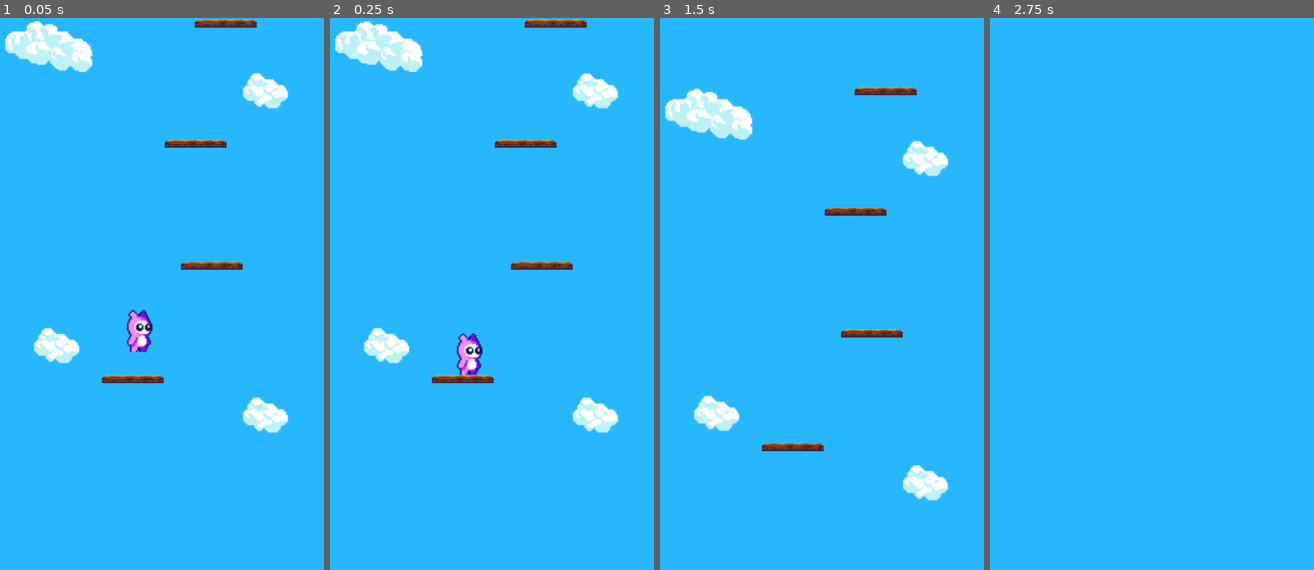
Above: before the commit, frames 1-4 (left to right).
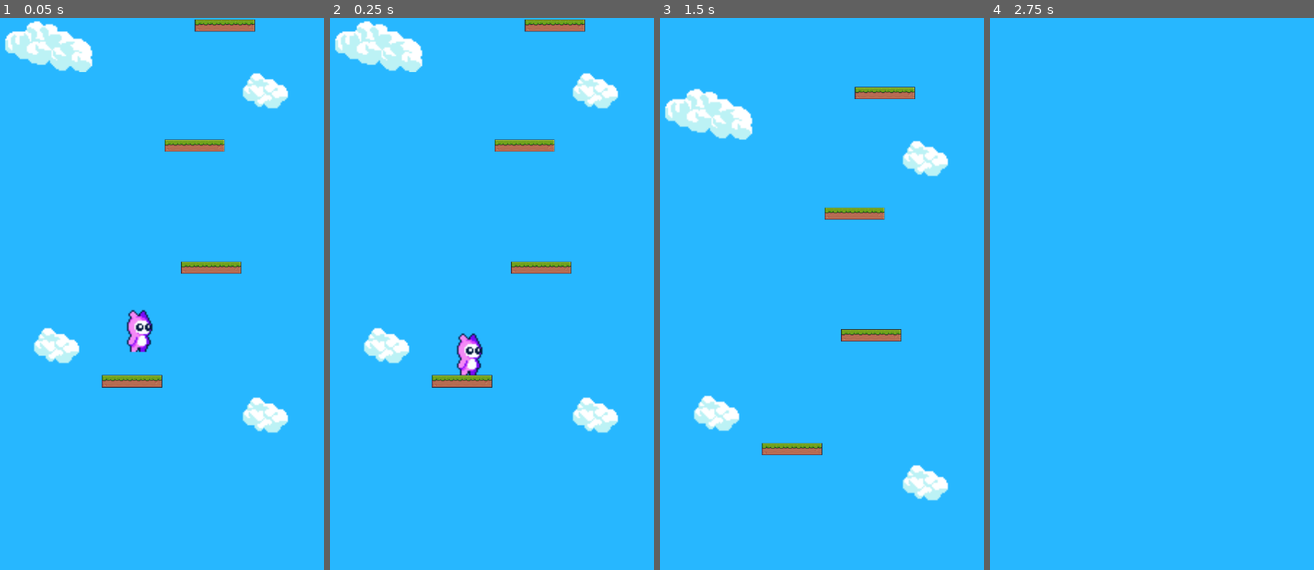
Above: after the commit, the same moments.

Repository: Kaporos/DreamWorld
Game: Godot game, scene res://main.tscn
Same seed, same stepped clock (60 frames per second), same inputs: the game is played once before the commit and once after it.
Inputs:
- Up to frame 1 (0.05 s): no input
- Up to frame 2 (0.25 s): no input
- Up to frame 3 (1.5 s): hold Right (ui_right) from 0.53 s (still down)
- Up to frame 4 (2.75 s): release Right (ui_right) at 2.03 s; hold Left (ui_left) from 2.03 s (still down)

The runs differ from the first frame. In frame 1, 1.7% of the frame differs, in the area x 31-80%, y 0-67%; in frame 2, 1.7%; in frame 3, 1.7%; in frame 4, nothing differs.

Commit message:
updating

Diff:
--- a/Platform.tscn
+++ b/Platform.tscn
@@ -1,165 +1,160 @@
 [gd_scene load_steps=6 format=3 uid="uid://ci58pvtvssaot"]
 
 [ext_resource type="Script" path="res://Platform.gd" id="1_crwjx"]
-[ext_resource type="Texture2D" uid="uid://cc83nfv28jnog" path="res://assets/Legacy_Adventure_Pack_TEMPLE/Final/Assets/Assets.png" id="2_xc1c6"]
+[ext_resource type="Texture2D" uid="uid://cisnk6i3ertqn" path="res://assets/Terrain (16x16).png" id="2_pl7p5"]
 
 [sub_resource type="RectangleShape2D" id="RectangleShape2D_h5lhk"]
-size = Vector2(128, 17)
+size = Vector2(124, 25)
 
-[sub_resource type="TileSetAtlasSource" id="TileSetAtlasSource_gi8ej"]
-texture = ExtResource("2_xc1c6")
+[sub_resource type="TileSetAtlasSource" id="TileSetAtlasSource_3o07r"]
+texture = ExtResource("2_pl7p5")
+0:0/0 = 0
 1:0/0 = 0
 2:0/0 = 0
 3:0/0 = 0
-5:0/0 = 0
+4:0/0 = 0
 6:0/0 = 0
 7:0/0 = 0
 8:0/0 = 0
 9:0/0 = 0
+10:0/0 = 0
 12:0/0 = 0
 13:0/0 = 0
 14:0/0 = 0
 15:0/0 = 0
+17:0/0 = 0
+18:0/0 = 0
+19:0/0 = 0
 0:1/0 = 0
 1:1/0 = 0
 2:1/0 = 0
 3:1/0 = 0
 4:1/0 = 0
-5:1/0 = 0
 6:1/0 = 0
 7:1/0 = 0
 8:1/0 = 0
 9:1/0 = 0
 10:1/0 = 0
-11:1/0 = 0
 12:1/0 = 0
+13:1/0 = 0
 14:1/0 = 0
 15:1/0 = 0
+17:1/0 = 0
+18:1/0 = 0
+19:1/0 = 0
 0:2/0 = 0
 1:2/0 = 0
 2:2/0 = 0
-3:2/0 = 0
-4:2/0 = 0
-5:2/0 = 0
 6:2/0 = 0
 7:2/0 = 0
 8:2/0 = 0
-9:2/0 = 0
-10:2/0 = 0
-11:2/0 = 0
-12:2/0 = 0
 13:2/0 = 0
 14:2/0 = 0
 15:2/0 = 0
-0:3/0 = 0
-1:3/0 = 0
-2:3/0 = 0
-3:3/0 = 0
-4:3/0 = 0
-5:3/0 = 0
-6:3/0 = 0
-7:3/0 = 0
-8:3/0 = 0
-9:3/0 = 0
-11:3/0 = 0
-12:3/0 = 0
-13:3/0 = 0
+17:2/0 = 0
+18:2/0 = 0
+19:2/0 = 0
+0:4/0 = 0
 1:4/0 = 0
 2:4/0 = 0
 3:4/0 = 0
 4:4/0 = 0
-5:4/0 = 0
 6:4/0 = 0
+7:4/0 = 0
 8:4/0 = 0
 9:4/0 = 0
 10:4/0 = 0
-11:4/0 = 0
 12:4/0 = 0
 13:4/0 = 0
 14:4/0 = 0
+15:4/0 = 0
+17:4/0 = 0
+18:4/0 = 0
+19:4/0 = 0
+20:4/0 = 0
+21:4/0 = 0
 0:5/0 = 0
 1:5/0 = 0
 2:5/0 = 0
 3:5/0 = 0
 4:5/0 = 0
-5:5/0 = 0
 6:5/0 = 0
 7:5/0 = 0
 8:5/0 = 0
 9:5/0 = 0
 10:5/0 = 0
-11:5/0 = 0
 12:5/0 = 0
 13:5/0 = 0
 14:5/0 = 0
+15:5/0 = 0
+17:5/0 = 0
+18:5/0 = 0
+19:5/0 = 0
+20:5/0 = 0
+21:5/0 = 0
 0:6/0 = 0
 1:6/0 = 0
 2:6/0 = 0
-3:6/0 = 0
-4:6/0 = 0
-5:6/0 = 0
 6:6/0 = 0
 7:6/0 = 0
 8:6/0 = 0
-9:6/0 = 0
-10:6/0 = 0
-11:6/0 = 0
-12:6/0 = 0
 13:6/0 = 0
 14:6/0 = 0
-0:7/0 = 0
-1:7/0 = 0
-2:7/0 = 0
-3:7/0 = 0
-4:7/0 = 0
-5:7/0 = 0
-6:7/0 = 0
-7:7/0 = 0
-8:7/0 = 0
-9:7/0 = 0
-10:7/0 = 0
-11:7/0 = 0
-12:7/0 = 0
-13:7/0 = 0
+15:6/0 = 0
+17:6/0 = 0
+18:6/0 = 0
+19:6/0 = 0
 0:8/0 = 0
 1:8/0 = 0
 2:8/0 = 0
 3:8/0 = 0
 4:8/0 = 0
-5:8/0 = 0
 6:8/0 = 0
 7:8/0 = 0
 8:8/0 = 0
 9:8/0 = 0
 10:8/0 = 0
-11:8/0 = 0
+12:8/0 = 0
+13:8/0 = 0
+14:8/0 = 0
+15:8/0 = 0
+17:8/0 = 0
+18:8/0 = 0
+19:8/0 = 0
+20:8/0 = 0
 0:9/0 = 0
 1:9/0 = 0
 2:9/0 = 0
 3:9/0 = 0
 4:9/0 = 0
-5:9/0 = 0
 6:9/0 = 0
 7:9/0 = 0
 8:9/0 = 0
 9:9/0 = 0
 10:9/0 = 0
-11:9/0 = 0
 12:9/0 = 0
+13:9/0 = 0
+14:9/0 = 0
+15:9/0 = 0
+17:9/0 = 0
+18:9/0 = 0
+19:9/0 = 0
+20:9/0 = 0
+0:10/0 = 0
 1:10/0 = 0
 2:10/0 = 0
-3:10/0 = 0
-4:10/0 = 0
-5:10/0 = 0
 6:10/0 = 0
 7:10/0 = 0
-9:10/0 = 0
-4:11/0 = 0
-5:11/0 = 0
-6:11/0 = 0
+8:10/0 = 0
+13:10/0 = 0
+14:10/0 = 0
+15:10/0 = 0
+18:10/0 = 0
+19:10/0 = 0
+20:10/0 = 0
 
-[sub_resource type="TileSet" id="TileSet_ti7bs"]
-sources/0 = SubResource("TileSetAtlasSource_gi8ej")
+[sub_resource type="TileSet" id="TileSet_sqy83"]
+sources/0 = SubResource("TileSetAtlasSource_3o07r")
 
 [node name="StaticBody2D" type="StaticBody2D" groups=["platform"]]
 collision_layer = 2
@@ -167,11 +162,11 @@
 script = ExtResource("1_crwjx")
 
 [node name="CollisionShape2D" type="CollisionShape2D" parent="."]
-position = Vector2(64, 8.5)
+position = Vector2(62, 12.5)
 shape = SubResource("RectangleShape2D_h5lhk")
 
 [node name="TileMap" type="TileMap" parent="."]
-scale = Vector2(2.00295, 1.05955)
-tile_set = SubResource("TileSet_ti7bs")
+scale = Vector2(1.11353, 0.784236)
+tile_set = SubResource("TileSet_sqy83")
 format = 2
-layer_0/tile_data = PackedInt32Array(0, 327680, 0, 1, 393216, 0, 3, 458752, 0, 2, 393216, 0)
+layer_0/tile_data = PackedInt32Array(0, 393216, 0, 1, 458752, 0, 2, 458752, 0, 3, 458752, 0, 6, 524288, 0, 4, 458752, 0, 5, 458752, 0, 65536, 393216, 2, 65537, 458752, 2, 65538, 458752, 2, 65539, 458752, 2, 65540, 458752, 2, 65541, 458752, 2, 65542, 524288, 2)
Binary file added: assets/Terrain (16x16).png
Not shown, added: assets/Terrain (16x16).png.import
